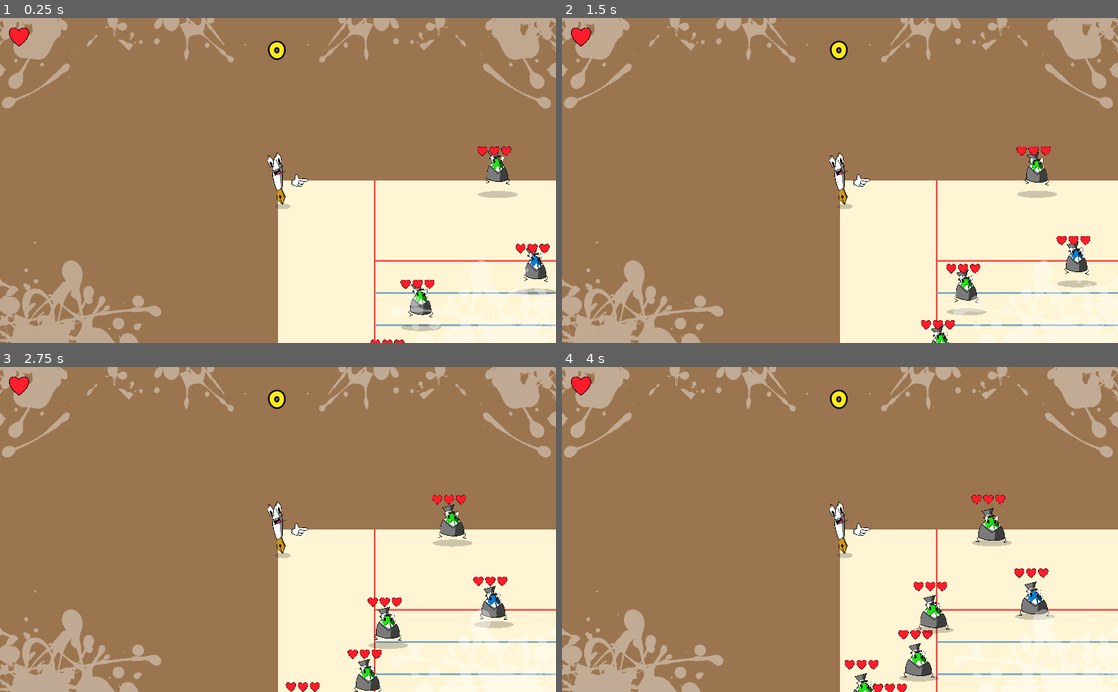
Above: before the commit, frames 1-4 (two rows, left to right).
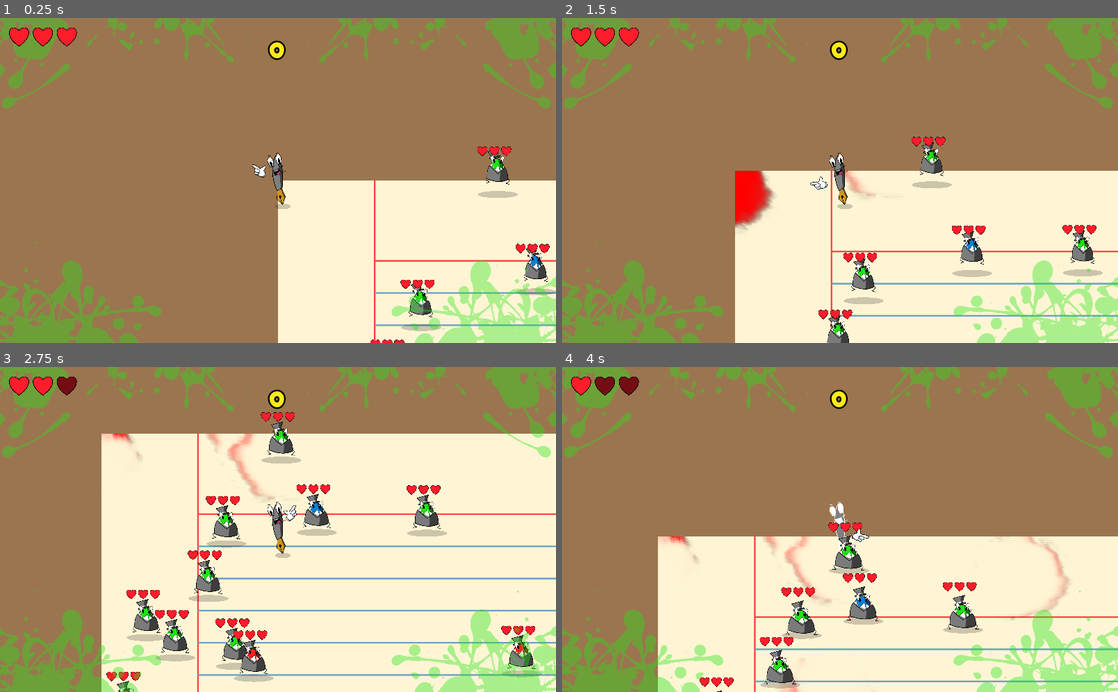
Above: after the commit, the same moments.

Repository: kevinlights/chromatic-fever
Game: Godot game, scene res://Game.tscn
The game is run twice, just before and just after one commit, with the same random seed, the same clock (stepped at 60 frames per second) and the same inputs.
Inputs (mouse positions are in pixels of both pictures, inside the frame that each line leads up to):
- Up to frame 1 (0.25 s): no input
- Up to frame 2 (1.5 s): move the mouse to (962, 164) at 0.52 s; hold Right (ui_right) 0.53-1.28 s; hold Right mouse button (clic_droit, bound only after the commit) 0.53-1.28 s; click (962, 164) at 0.8 s; move the mouse to (728, 196) at 1.27 s; hold Down (ui_down) from 1.28 s (still down); click (728, 196) at 1.35 s
- Up to frame 3 (2.75 s): right-click (166, 545) at 1.55 s; move the mouse to (333, 458) at 2.02 s; release Down (ui_down) at 2.03 s; hold Right (ui_right) from 2.03 s (still down); hold Right mouse button (clic_droit, bound only after the commit) from 2.03 s (still down); click (333, 458) at 2.3 s
- Up to frame 4 (4 s): move the mouse to (812, 594) at 2.77 s; release Right (ui_right) at 2.78 s; release Right mouse button (clic_droit, bound only after the commit) at 2.78 s; hold Up (ui_up) 2.78-3.53 s; click (812, 594) at 2.85 s; right-click (812, 594) at 3.05 s; move the mouse to (1006, 578) at 3.52 s; hold Left (ui_left) from 3.53 s (still down); hold Right mouse button (clic_droit, bound only after the commit) from 3.53 s (still down); click (1006, 578) at 3.8 s

The runs differ from the first frame. In frame 1, 10% of the frame differs, in the area x 0-100%, y 0-100%; in frame 2, 26%; in frame 3, 53%; in frame 4, 32%.
Error before the commit: Parse Error: Mixed tabs and spaces in indentation. (res://Player/Player.gd:75)
Error after the commit: Trying to assign value of type 'Node2D' to a variable of type 'KinematicBody2D'. (res://HUD/Score.gd:3)

Commit message:
zenfozefnoz

Diff:
--- a/Game.tscn
+++ b/Game.tscn
@@ -15,6 +15,14 @@
 [node name="Paint" parent="." instance=ExtResource( 3 )]
 
 [node name="Player" parent="." instance=ExtResource( 4 )]
+acceleration = 1200
+deceleration = 1200
+top_speed = 400
+jauge_empty_delay = 10
+max_jauge = 10
+max_health = 3
+firing_rate = 0.25
+invincibility_duration = 1.5
 
 [node name="Enemies" type="Node2D" parent="."]
 script = ExtResource( 5 )
--- a/Player/Player.gd
+++ b/Player/Player.gd
@@ -72,7 +72,7 @@
 	add_child(color_change_timer)
 	color_change_timer.start()
 
-    enemies.connect("enemy_died",self,"_on_kill")
+	enemies.connect("enemy_died",self,"_on_kill")
 	$LesSprites/heros_couleur.modulate = Color(0.5,0.5,0.5)
 	colormap = {global.colors[0] : 0, global.colors[1] : 1,global.colors[2] : 2}
 
--- a/Player/Player.tscn
+++ b/Player/Player.tscn
@@ -132,7 +132,15 @@
 [node name="Player" type="KinematicBody2D"]
 scale = Vector2( 0.3, 0.3 )
 script = ExtResource( 1 )
+acceleration = null
+deceleration = null
+top_speed = null
 on_hit_speed = 3000
+jauge_empty_delay = null
+max_jauge = null
+max_health = null
+firing_rate = null
+invincibility_duration = null
 
 [node name="particule2" type="Sprite" parent="."]
 modulate = Color( 0, 0, 0, 0.196078 )
--- a/project.godot
+++ b/project.godot
@@ -84,7 +84,16 @@
 ui_shoot={
 "deadzone": 0.5,
 "events": [ Object(InputEventKey,"resource_local_to_scene":false,"resource_name":"","device":0,"alt":false,"shift":false,"control":false,"meta":false,"command":false,"pressed":false,"scancode":32,"unicode":0,"echo":false,"script":null)
-, Object(InputEventMouseButton,"resource_local_to_scene":false,"resource_name":"","device":0,"alt":false,"shift":false,"control":false,"meta":false,"command":false,"button_mask":0,"position":Vector2( 0, 0 ),"global_position":Vector2( 0, 0 ),"factor":1.0,"button_index":1,"pressed":false,"doubleclick":false,"script":null)
+ ]
+}
+clic_gauche={
+"deadzone": 0.5,
+"events": [ Object(InputEventMouseButton,"resource_local_to_scene":false,"resource_name":"","device":-1,"alt":false,"shift":false,"control":false,"meta":false,"command":false,"button_mask":0,"position":Vector2( 0, 0 ),"global_position":Vector2( 0, 0 ),"factor":1.0,"button_index":1,"pressed":false,"doubleclick":false,"script":null)
+ ]
+}
+clic_droit={
+"deadzone": 0.5,
+"events": [ Object(InputEventMouseButton,"resource_local_to_scene":false,"resource_name":"","device":-1,"alt":false,"shift":false,"control":false,"meta":false,"command":false,"button_mask":0,"position":Vector2( 0, 0 ),"global_position":Vector2( 0, 0 ),"factor":1.0,"button_index":2,"pressed":false,"doubleclick":false,"script":null)
  ]
 }
 
